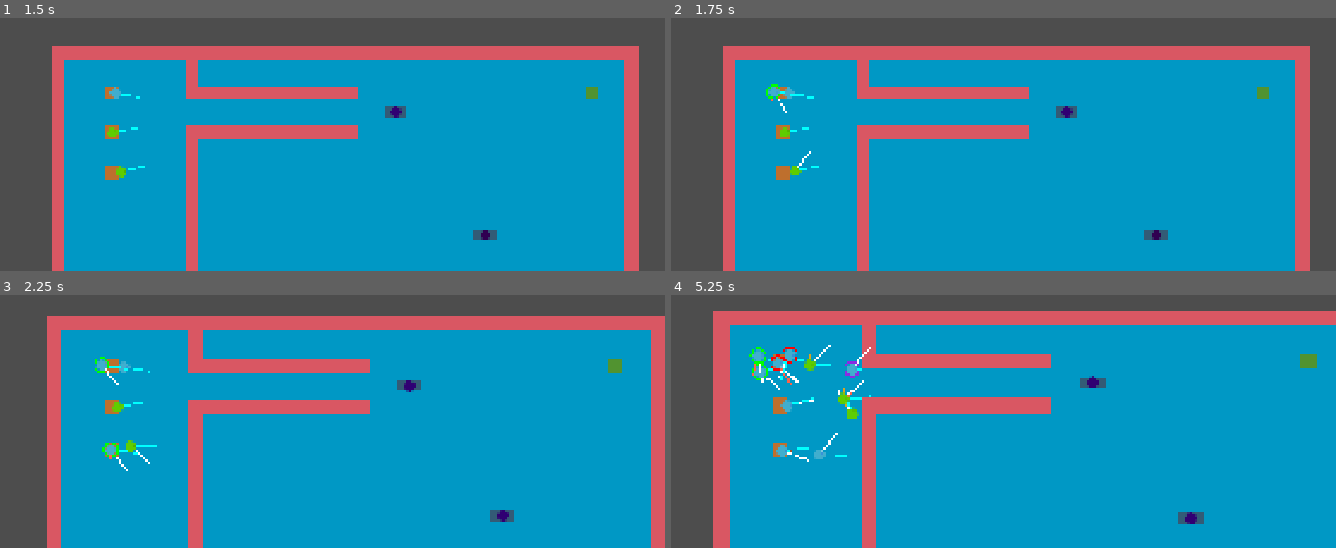
Above: before the commit, frames 1-4 (two rows, left to right).
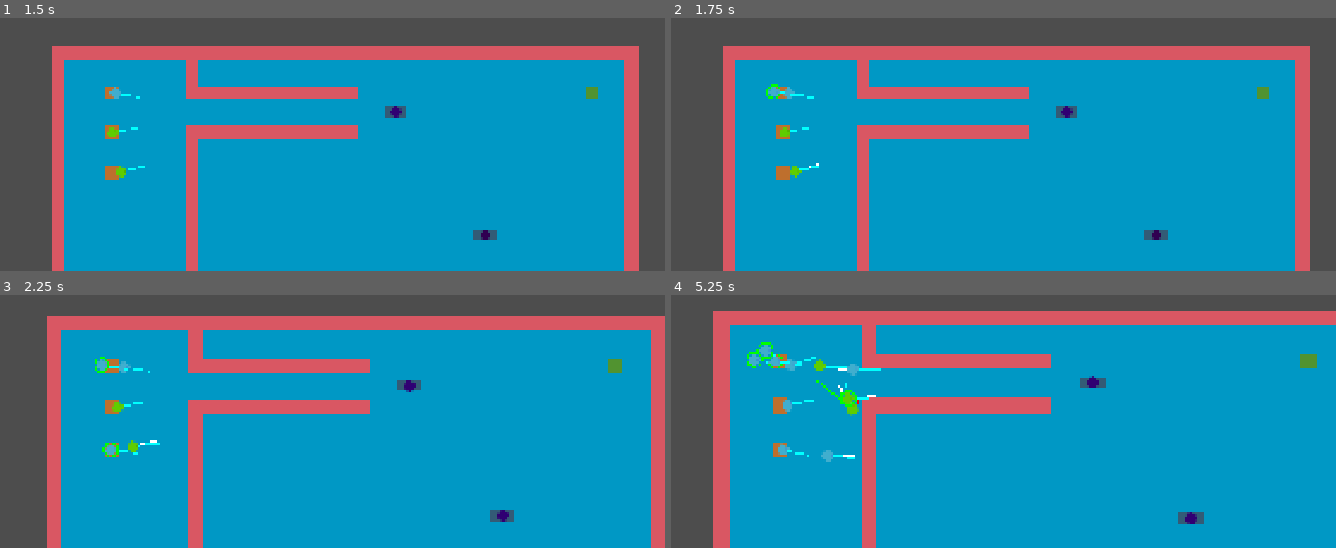
Above: after the commit, the same moments.

Repository: djairoh/crowdSim
Game: Godot game, scene res://scenes/crowd_manager.tscn
The game is run twice, just before and just after one commit, with the same random seed, the same clock (stepped at 60 frames per second) and the same inputs.
Inputs (mouse positions are in pixels of both pictures, inside the frame that each line leads up to):
- Up to frame 1 (1.5 s): tap Enter at 0.5 s; drag from (399, 111) to (492, 235) at 0.52 s; tap R (resetCamera) at 1.25 s; drag from (485, 235) to (405, 111) at 1.27 s
- Up to frame 2 (1.75 s): no input
- Up to frame 3 (2.25 s): move the mouse to (126, 446) at 2.02 s; hold Mouse wheel up (zoomIn) from 2.03 s (still down); click (126, 446) at 2.17 s
- Up to frame 4 (5.25 s): release Mouse wheel up (zoomIn) at 2.75 s; drag from (804, 368) to (1083, 386) at 2.77 s; drag from (804, 403) to (1183, 515) at 3.52 s; drag from (764, 373) to (1183, 515) at 4.27 s; move the mouse to (810, 454) at 5.02 s; hold Mouse wheel up (zoomIn) from 5.03 s (still down); click (810, 454) at 5.17 s

Frame 1 is identical in both runs. In frame 2, less than 0.1% of the frame differs, in the area x 15-23%, y 32-64%; in frame 3, 0.2%; in frame 4, 1.6%, in the area x 11-32%, y 18-67%.

Commit message:
Add each wall rays as force for debugging

Diff:
--- a/scripts/forces.gd
+++ b/scripts/forces.gd
@@ -1,4 +1,5 @@
 extends Node
+class_name Forces
 
 # Class to calculate forces acting on an agent.
 # Each component is calculated separately, but the global direction of force can be requested using get_total_forces()
@@ -25,6 +26,10 @@
 
 # forces
 var F_wa: Vector2 = Vector2.ZERO
+var F_wa_left: Vector2 = Vector2.ZERO
+var F_wa_front: Vector2 = Vector2.ZERO
+var F_wa_right: Vector2 = Vector2.ZERO
+
 var F_ob: Vector2 = Vector2.ZERO
 var F_ot: Vector2 = Vector2.ZERO
 var F_at: Vector2 = Vector2.ZERO
@@ -108,10 +113,11 @@
 func calculate_wall_avoidance():
 	# Calculate the avoidance force of the walls using 3 Raycasts.
 	# FIXME: im seeing some weird behaviours when the wall is parallel to the agent. not sure how to fix that though
-	F_wa  = _get_force_from_raycast(wall_left)
-	F_wa += _get_force_from_raycast(wall_front)
-	F_wa += _get_force_from_raycast(wall_right)
-	F_wa = F_wa.normalized()
+	F_wa_left  = _get_force_from_raycast(wall_left)
+	F_wa_front = _get_force_from_raycast(wall_front)
+	F_wa_right = _get_force_from_raycast(wall_right)
+	F_wa = F_wa_left + F_wa_right + F_wa_front
+	#F_wa = F_wa.normalized()
 	# TODO: the individual components should be modulated by a weight factor w_wa_i.
 	# The paper does not specify how these are calculated ://
 
@@ -311,8 +317,8 @@
 	# update all forces. makes sure we're on the same page (will be useful if we later decide we don't want to update all forces every frame)
 	calculate_attraction()
 	calculate_wall_avoidance()
-	calculate_object_avoidance()
-	calculate_other_agents_avoidance()
+	#calculate_object_avoidance()
+	#calculate_other_agents_avoidance()
 
 func get_total_force(update: bool = false) -> Vector2:
 	if update:
@@ -320,7 +326,9 @@
 
 	# Paper did not define the weights so we define it ourselves
 	# Paper uses raw F_to but this will result in unbounded force accumulation.
-	F_to = f_to_prev + F_at*W_AT + F_wa*W_WA + F_ot*W_OT + F_ob*W_OB
+	#F_to = f_to_prev + F_at*W_AT + F_wa*W_WA + F_ot*W_OT + F_ob*W_OB
+	F_to = f_to_prev + F_at*W_AT + F_wa*W_WA
+
 
 	if F_to.length_squared() > 0.0001:
 		f_to = F_to.normalized()
@@ -335,6 +343,26 @@
 	# not technically an internal function as Node2D is not a canvasitem. we call this function from the parent instead.
 	if parent:
 		parent.draw_line(Vector2(0,0), F_wa*W_WA*10, Color.GOLDENROD, 2.0)
+		parent.draw_line(
+			Vector2.ZERO,
+			F_wa_left * 30.0,
+			Color.RED,
+			2.0
+		)
+
+		parent.draw_line(
+			Vector2.ZERO,
+			F_wa_front * 30.0,
+			Color.GREEN,
+			2.0
+		)
+
+		parent.draw_line(
+			Vector2.ZERO,
+			F_wa_right * 30.0,
+			Color.BLUE,
+			2.0
+	)
 		parent.draw_line(Vector2(0,0), F_at*W_AT*10, Color.SIENNA, 2.0)
 		parent.draw_line(Vector2(0,0), F_ob*W_OB*10, Color.ORCHID, 1.0)
 		parent.draw_line(Vector2(0,0), F_ot*W_OT*10, Color.TOMATO, 2.0)
